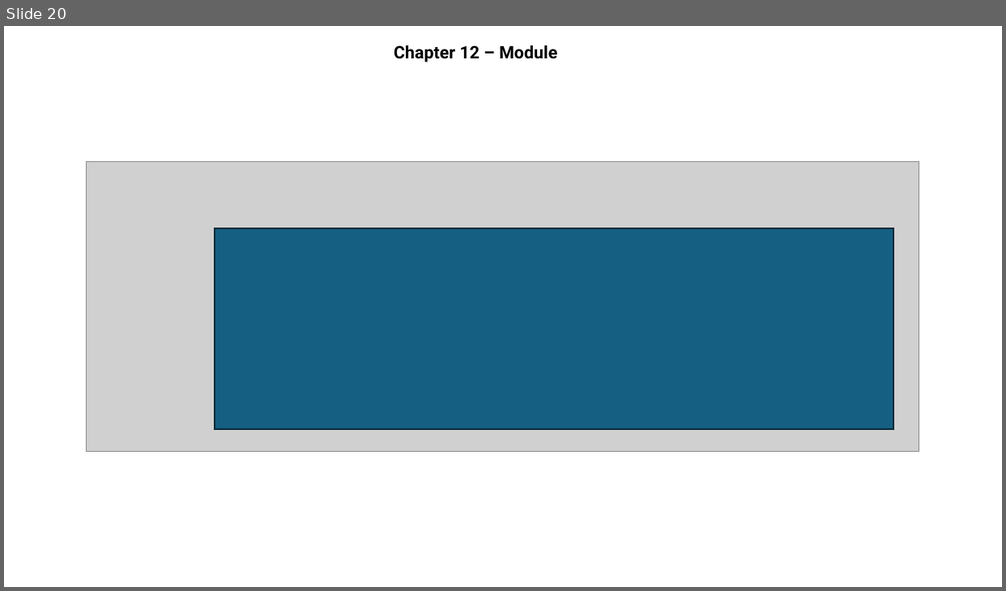
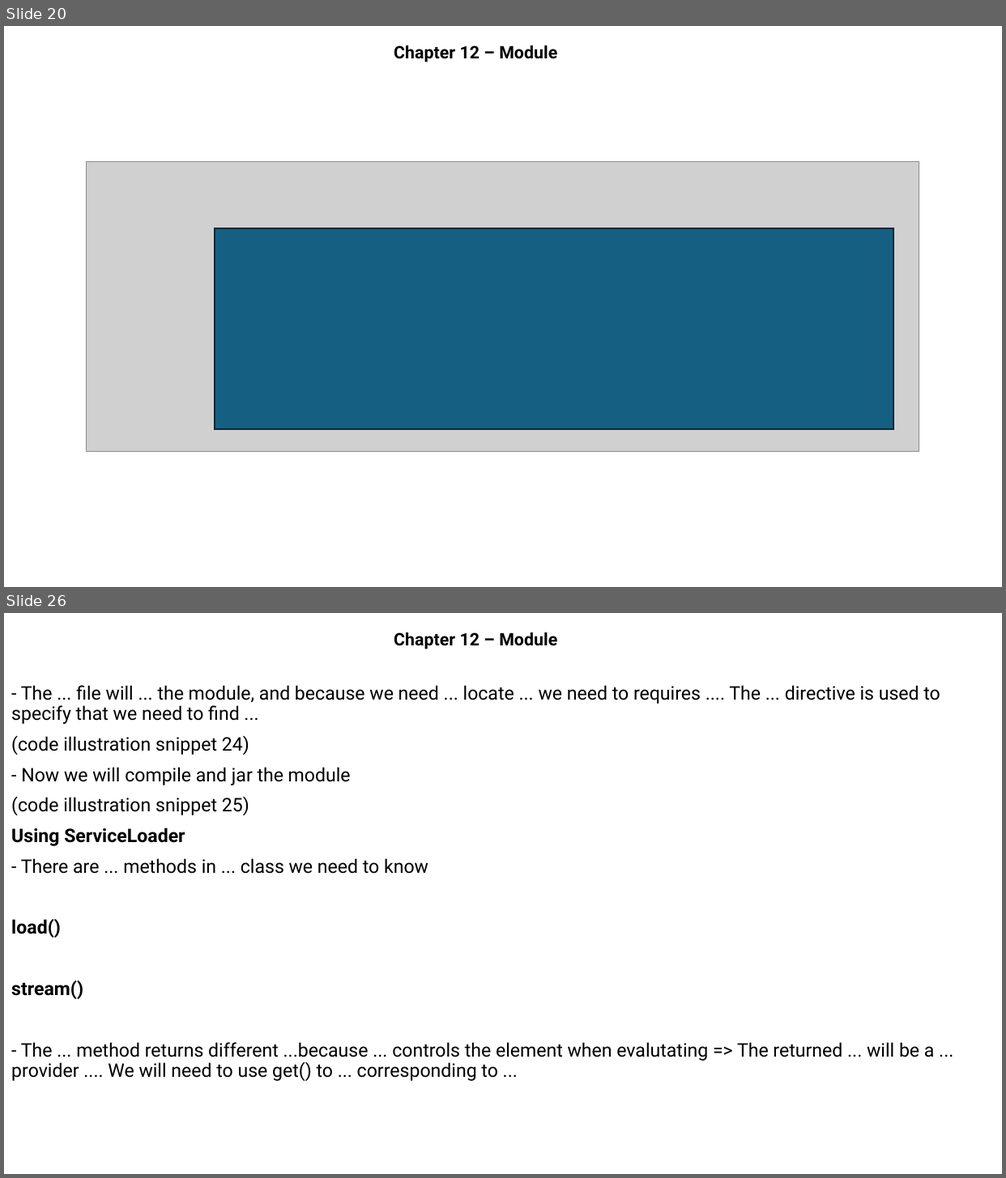
Before and after one commit to MaiDinhVinh/CS-Java, a slide deck: OCP17/Chapter 12 - Modules.pptx. Shown one above the other, each under a label of ours: slide 20 before the commit, slides 20 and 26 after it; the slides between them are not shown. The pictures are 1006x591 and 1006x1178 pixels, drawn with LibreOffice and Linux fonts; fonts in the diff are those of the drawing; grey boxes stand for pictures. Boxes give left, top, right and bottom in pixels: in the first picture for what was removed or moved away, otherwise in the second. Text is boxed around its words. In the diff, an @@ line names an element or a change of style, - is before the commit and + after.

```diff
--- a/OCP17/Chapter 12 - Modules.pptx
+++ b/OCP17/Chapter 12 - Modules.pptx
@@ slide 26 added at (x1=4, y1=613, x2=1002, y2=1174), background #FFFFFF @@
@@ subtitle added at (x1=394, y1=632, x2=557, y2=649), 16.6 pt, text #000000, bold @@
+Chapter 12 – Module
@@ text added at (x1=11, y1=685, x2=940, y2=1081), 18 pt, text #000000 @@
+- The ... file will ... the module, and because we need ... locate ... we need to requires .... The ... directive is used to specify that we need to find ...
+(code illustration snippet 24)
+- Now we will compile and jar the module
+(code illustration snippet 25)
+Using ServiceLoader
+- There are ... methods in ... class we need to know
+load()
+stream()
+- The ... method returns different ...because ... controls the element when evalutating => The returned ... will be a ... provider .... We will need to use get() to ... corresponding to ...
```
Also in this commit, not shown: 32 other slides added.
